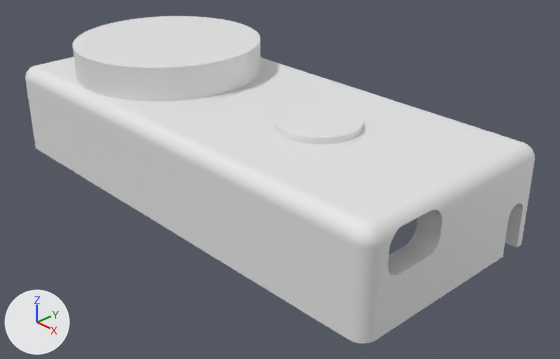
Renders of the Blender file [2026] Power Station/07 Revised A.blend from each side of a commit.
Camera for both pictures: a 50 mm camera at (0.1928, -0.1662, 0.1274) aimed at (0.0133, 0.0027, 0.007). The axes (+X, +Y, +Z) are drawn at lower left. The lights are the same throughout. The picture after the commit comes second.
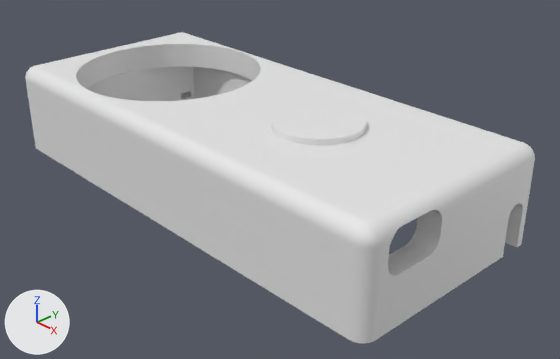
What differs and where, as boxes [x1, y1, x2, y2] in the pictures (560 x 359 px; the box of a moved part takes in the faces that stretch with it):
'Cylinder.001', deleted: before [73, 16, 261, 101]
'Cylinder.002', rescaled (8% wider): before [275, 105, 363, 144]; after [271, 104, 366, 145]
part 1 of me_cube, moved or reshaped: before [38, 58, 519, 220]; after [38, 33, 519, 220]

What changed in the scene script:
```text
Change me_cube:
    used by ob_cube; location = (0.0, 0.0, 0.0115)
    remove me_cube.from_pydata(...)  # 43280 vertices, 36982 faces; spans x -0.09..0.09, y -0.04..0.04, z -0.012..0.023
    add me_cube.from_pydata(...)  # 43288 vertices, 36987 faces; spans x -0.09..0.09, y -0.04..0.04, z -0.012..0.023
    me_cube part 1: 481 vertices moved from x -0.08..-0.012, y -0.034..0.034, z 0.013..0.023 to x -0.081..-0.011, y -0.035..0.035, z 0.012..0.023; 488 vertices removed from x -0.08..-0.012, y -0.034..0.034, z 0.013..0.023; 496 vertices added at x -0.081..-0.011, y -0.035..0.035, z 0.012..0.023
Change ob_cylinder_002:
    ob_cylinder_002.scale: (1.0, 1.0, 1.0) -> (1.08, 1.08, 1.0)
Remove ob_cylinder_001:
    ob_cylinder_001 = bpy.data.objects.new('Cylinder.001', me_cylinder_001)
    ob_cylinder_001.location = (-0.0457, 0.0, 0.035)
    ob_cylinder_001.scale = (0.035, 0.035, 0.011)
```
